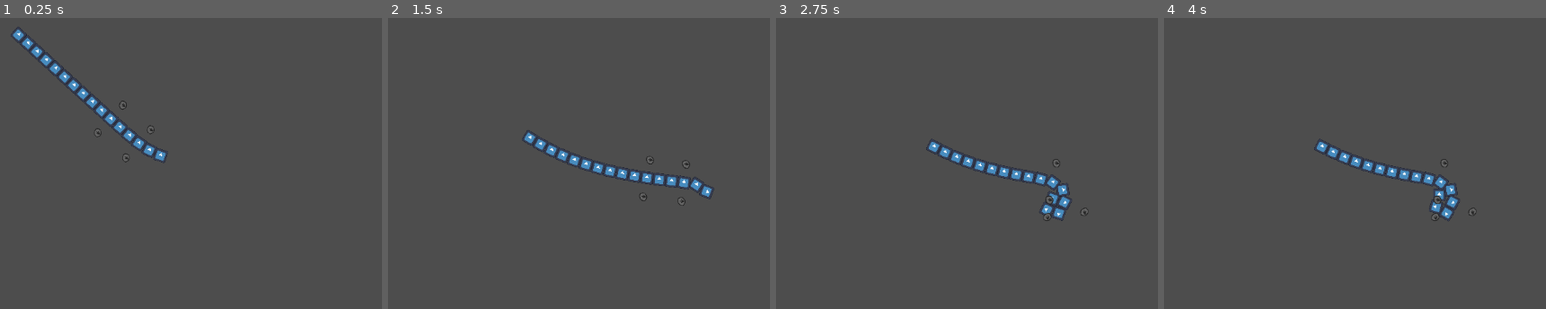
Above: before the commit, frames 1-4 (left to right).
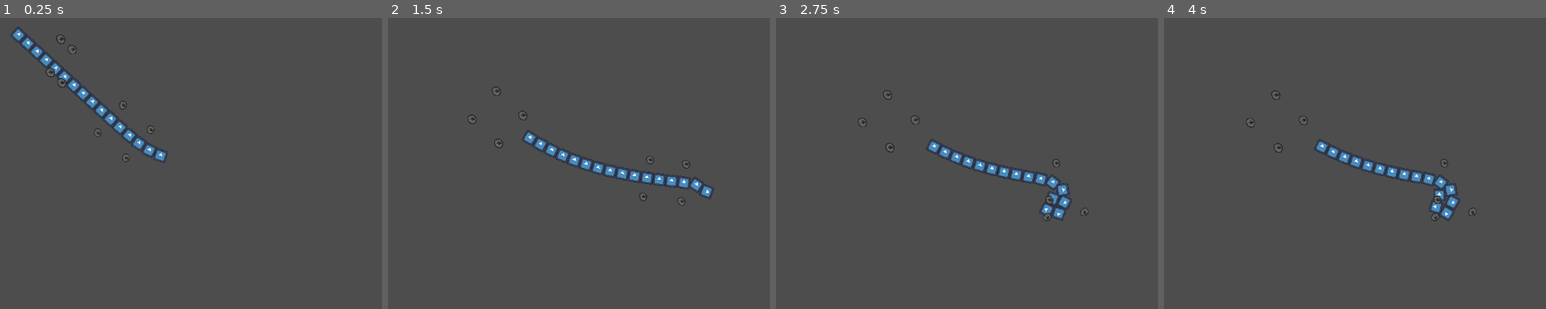
Above: after the commit, the same moments.

Repository: Re50N4NC3/proceduralWalkers2D
Game: Godot game, scene res://scenes/characters/snake_build.tscn
Two runs of this game, one before a commit and one after it. Both use one fixed random seed, a clock stepped at 60 frames per second and the inputs below. The engine's default icon, where the game draws it, is replaced by a stand-in: a white triangle on a blue panel in a dark square.
Inputs (mouse positions are in pixels of both pictures, inside the frame that each line leads up to):
- Up to frame 1 (0.25 s): no input
- Up to frame 2 (1.5 s): move the mouse to (outside the picture) at 0.52 s; move the mouse to (601, 239) at 1.27 s
- Up to frame 3 (2.75 s): move the mouse to (outside the picture) at 2.02 s
- Up to frame 4 (4 s): move the mouse to (1488, 300) at 2.77 s; tap Enter at 3.5 s; move the mouse to (outside the picture) at 3.52 s

The runs differ from the first frame. In frame 1, 0.1% of the frame differs, in the area x 12-20%, y 5-25%; in frame 2, less than 0.1%; in frame 3, less than 0.1%; in frame 4, less than 0.1%.

Commit message:
Added base for leg movement

Diff:
--- a/scenes/characters/snake.gd
+++ b/scenes/characters/snake.gd
@@ -9,6 +9,8 @@
 
 var snake_leg_target_scene: PackedScene = preload("res://scenes/characters/snake_leg_target.tscn")
 var leg_body_parts: Array[int] = [3, 6]
+
+var snake_leg_scene: PackedScene = preload("res://scenes/characters/snake_leg.tscn")
 
 func _ready():
 	spawn_body_parts()
@@ -33,6 +35,11 @@
 		parent_body_part.add_child.call_deferred(legs_target_instance)
 		legs_target_instance.position += Vector2(40, -30 * dir)
 
+		var legs_instance = snake_leg_scene.instantiate()
+		get_tree().get_root().call_deferred("add_child", legs_instance)
+		legs_instance.position = legs_target_instance.position
+		legs_instance.target = legs_target_instance
+
 
 func _physics_process(delta):
 	mouse_position = get_global_mouse_position()
--- /dev/null
+++ b/scenes/characters/snake_leg.gd
@@ -0,0 +1,25 @@
+extends Node2D
+
+@export var target : Node2D  # The target object to follow
+var follow_distance : float = 50  # Distance at which the node starts following the target
+var lerp_speed : float = 2.1  # Speed at which the node moves towards the target
+var moving: bool = false
+var target_position: Vector2
+
+func _ready():
+	target_position = target.position
+
+func _process(delta):
+	if target:
+		var distance_to_target = global_position.distance_to(target.global_position)
+
+		print(str(distance_to_target) + "|"+str(position) + "|" + str(target_position))
+		if distance_to_target > follow_distance and moving == false:
+			moving = true
+			target_position = target.global_position
+			print(target_position)
+
+		global_position = lerp(position, target_position, lerp_speed * delta)
+
+		if distance_to_target < 20:
+			moving = false
--- /dev/null
+++ b/scenes/characters/snake_leg.tscn
@@ -0,0 +1,11 @@
+[gd_scene load_steps=3 format=3 uid="uid://bf1x47wx7y7d"]
+
+[ext_resource type="Script" path="res://scenes/characters/snake_leg.gd" id="1_bbdup"]
+[ext_resource type="Texture2D" uid="uid://np55jj0g1k1y" path="res://assets/sprites/body.png" id="1_j46eq"]
+
+[node name="SnakeLeg" type="Node2D"]
+script = ExtResource("1_bbdup")
+
+[node name="Sprite2D" type="Sprite2D" parent="."]
+scale = Vector2(0.5, 0.5)
+texture = ExtResource("1_j46eq")
